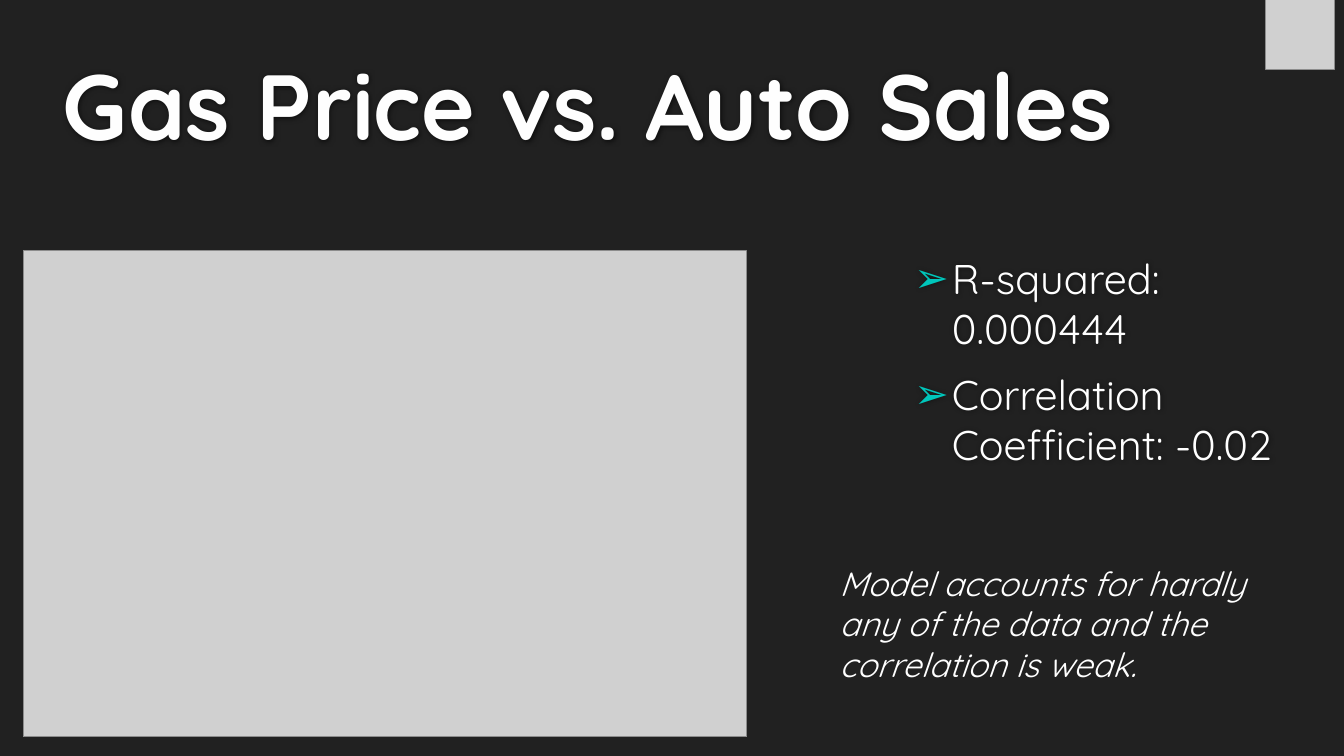
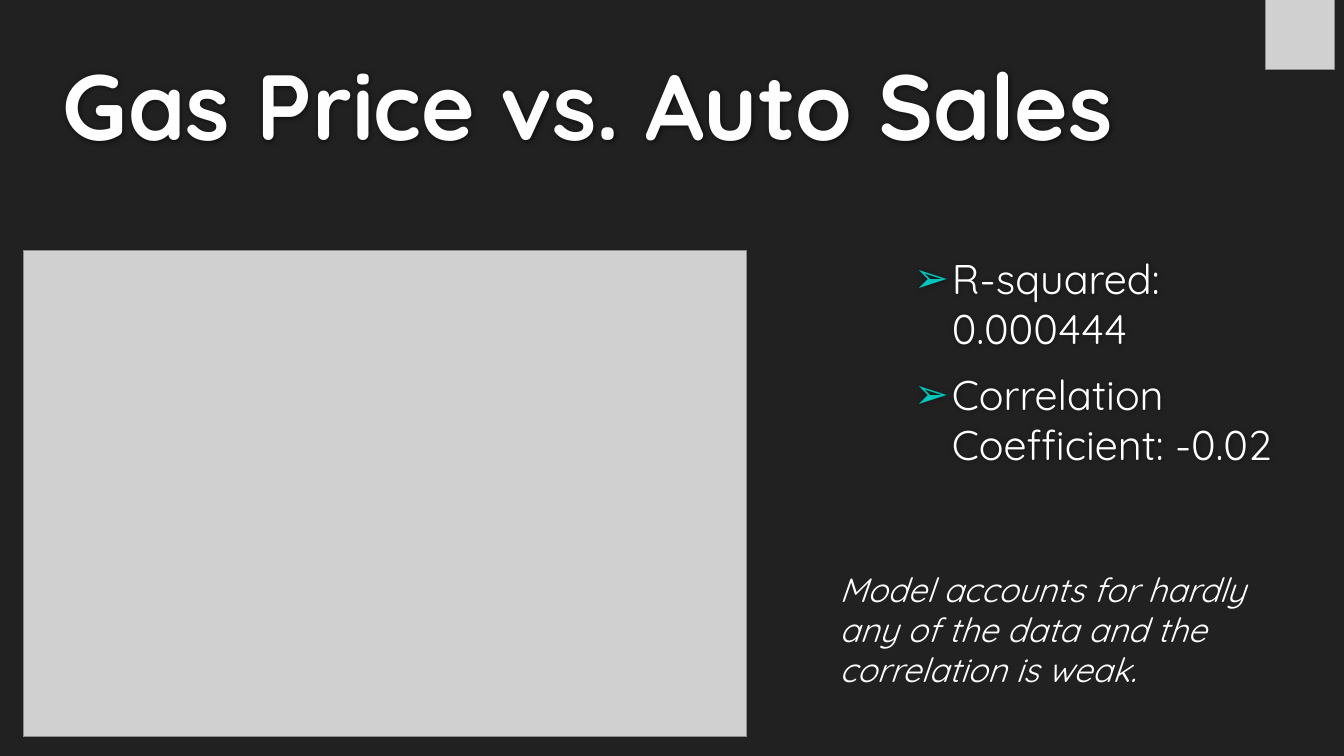
Before and after one commit to michelleherman13/auto-sales, a slide deck: slide 9 of Presentation/Auto_sales_final.pptx. Drawn at 1344x756 pixels with LibreOffice and Linux fonts; fonts in the diff are those of the drawing; grey boxes stand for pictures; background and template pictures are left out. Boxes give left, top, right and bottom in pixels: in the first picture for what was removed or moved away, otherwise in the second. Text is boxed around its words. In the diff, an @@ line names an element or a change of style, - is before the commit and + after.

Commit message:
final commit

```diff
--- a/Presentation/Auto_sales_final.pptx
+++ b/Presentation/Auto_sales_final.pptx
@@ text "Model accounts for hardly any ...": place and size @@
-text "Model accounts for hardly any ..." at bbox=[839, 571, 1245, 678]
+text "Model accounts for hardly any ..." at bbox=[839, 577, 1245, 683]
```
